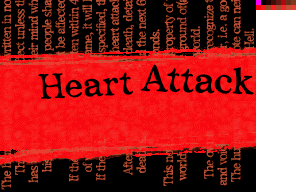
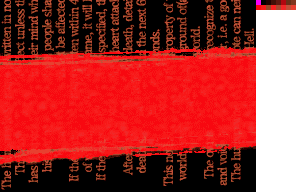
Layer changes from the first 296 × 192 image to the second:
removed layer "Attack" over bbox(140, 64, 254, 95)
removed layer "Heart" over bbox(38, 72, 134, 99)
